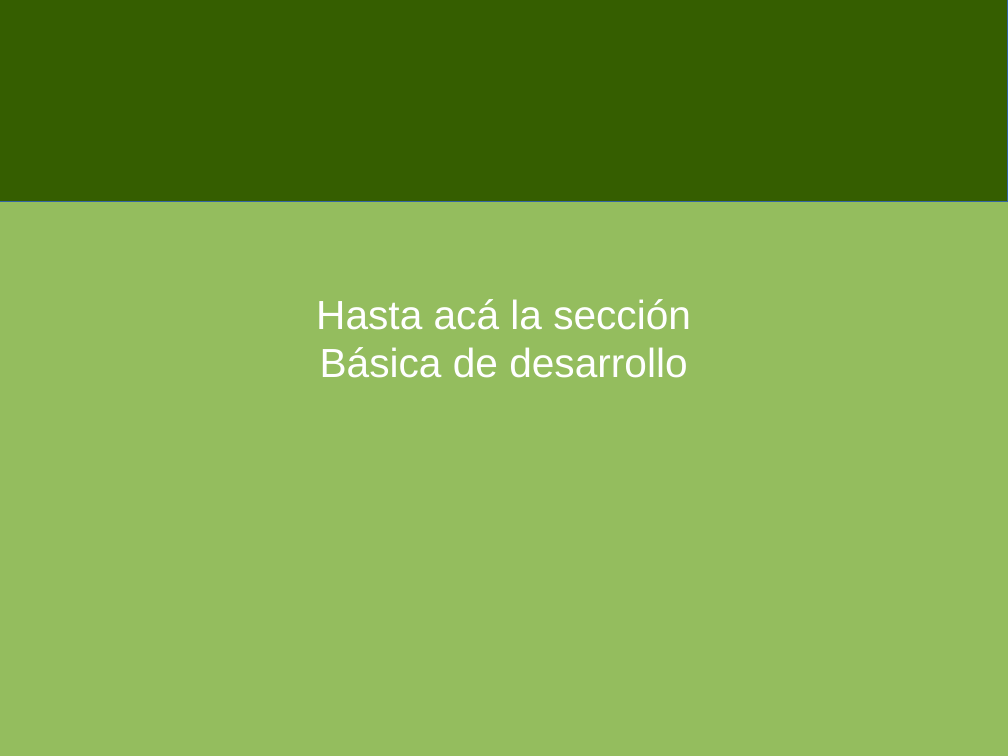
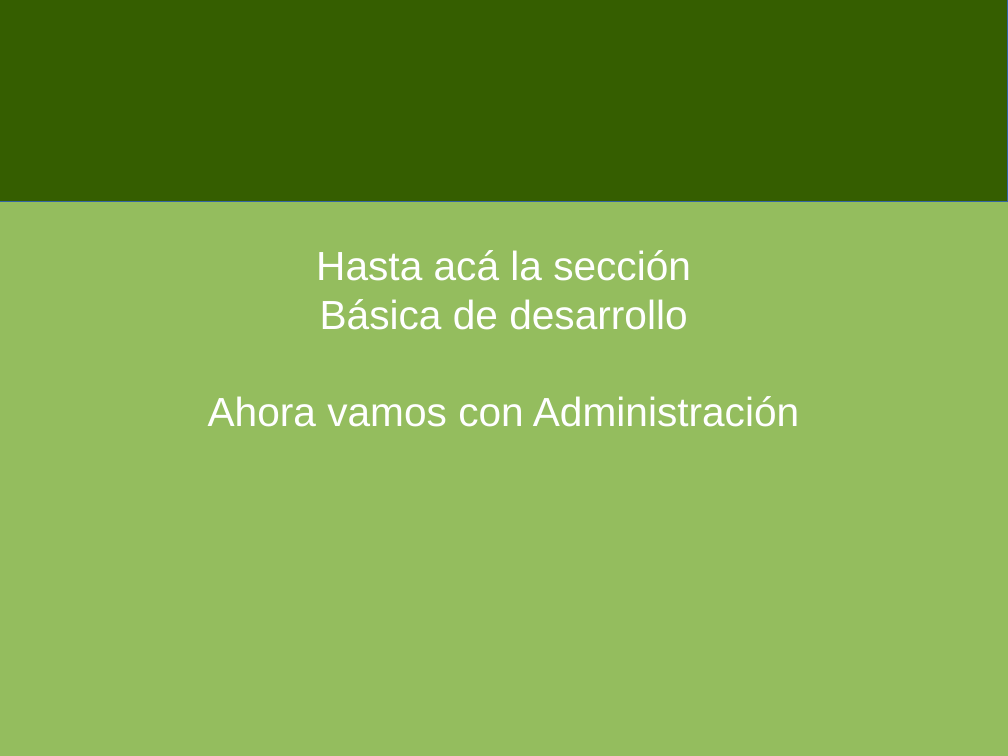
Before and after one commit to jorgeu/curso-postgresql, a slide deck: slide 24 of cursopostgres.odp. Drawn at 1008x756 pixels with LibreOffice and Linux fonts; fonts in the diff are those of the drawing. Boxes give left, top, right and bottom in pixels: in the first picture for what was removed or moved away, otherwise in the second. Text is boxed around its words. In the diff, an @@ line names an element or a change of style, - is before the commit and + after.

```diff
--- a/cursopostgres.odp
+++ b/cursopostgres.odp
@@ subtitle at [208, 396, 799, 427]: paragraph added @@
+Ahora vamos con Administración
```
Also in this commit, not shown: 20 slides added, 1 other file.
